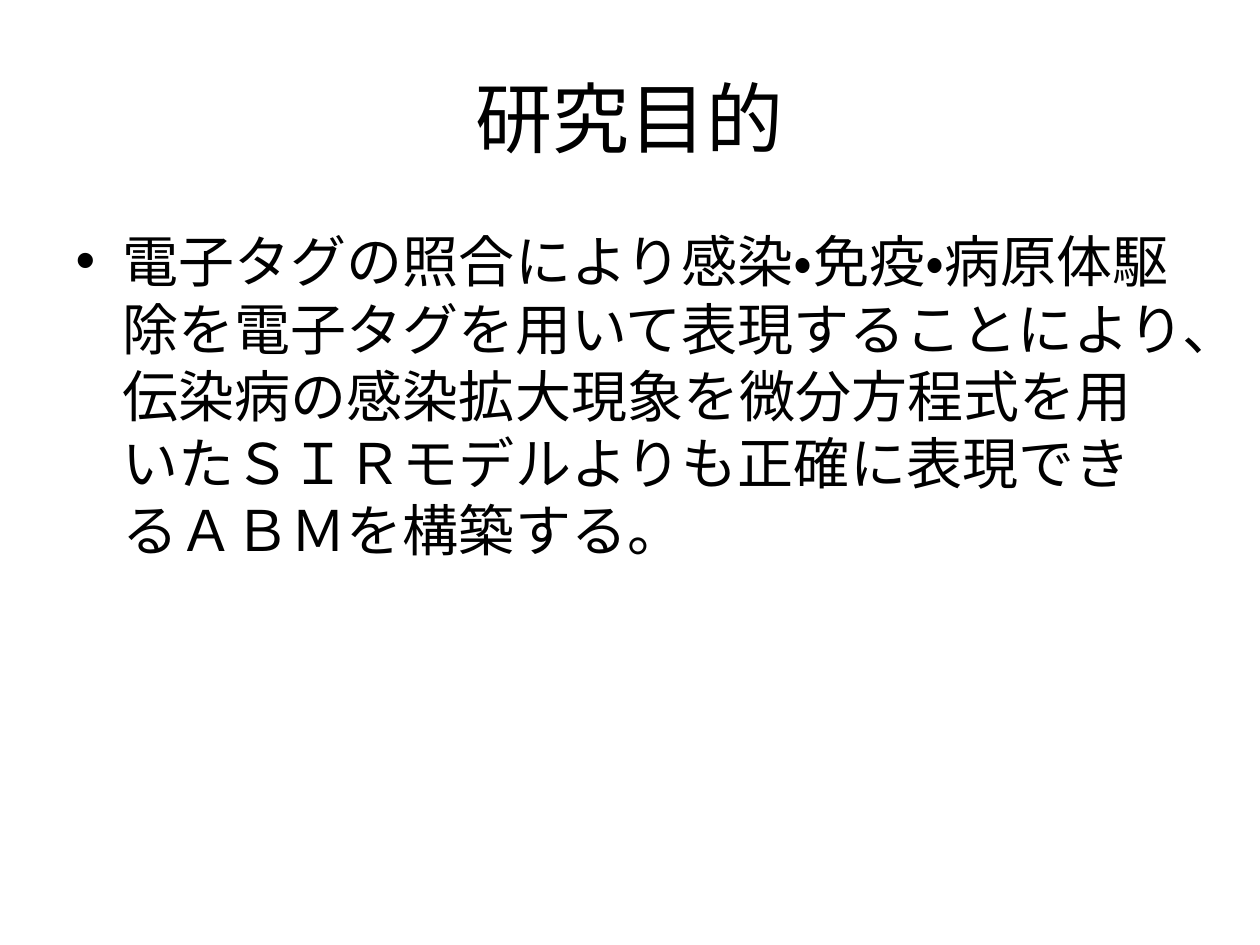
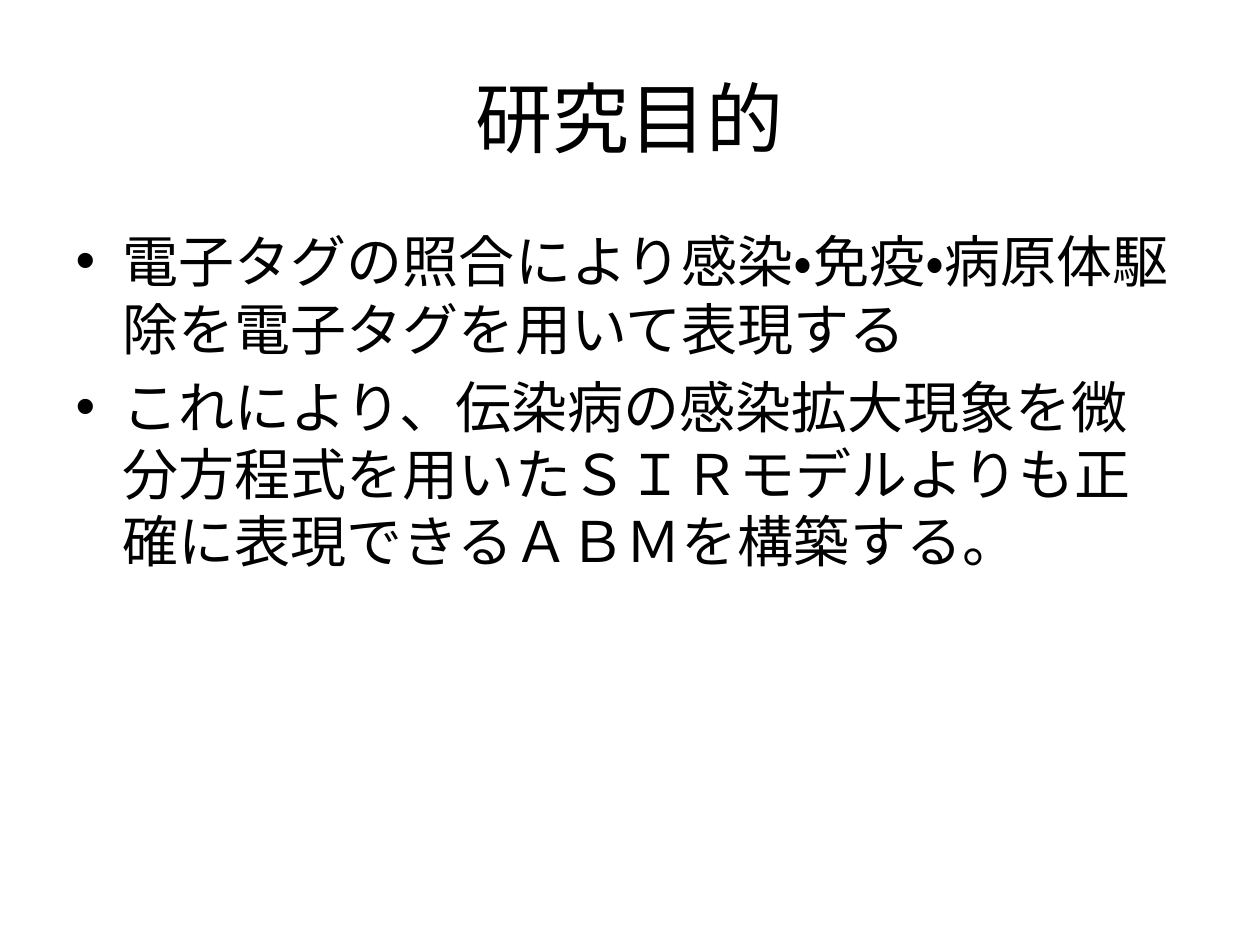
Before and after one commit to nkud/Research-BB, a slide deck: slide 2 of ppt/卒業研究.pptx. Drawn at 1260x945 pixels with LibreOffice and Linux fonts; fonts in the diff are those of the drawing. Boxes give left, top, right and bottom in pixels: in the first picture for what was removed or moved away, otherwise in the second. Text is boxed around its words. In the diff, an @@ line names an element or a change of style, - is before the commit and + after.

```diff
--- a/ppt/卒業研究.pptx
+++ b/ppt/卒業研究.pptx
@@ text at (123, 234, 1168, 567): text changed @@
-• 電子タグの照合により感染・免疫・病原体駆除を電子タグを用いて表現することにより、伝染病の感染拡大現象を微分方程式を用いたＳＩＲモデルよりも正確に表現できるＡＢＭを構築する。
+• 電子タグの照合により感染・免疫・病原体駆除を電子タグを用いて表現する
+• これにより、伝染病の感染拡大現象を微分方程式を用いたＳＩＲモデルよりも正確に表現できるＡＢＭを構築する。
```
Also in this commit, not shown: 2 other slides changed, 2 slides added.
